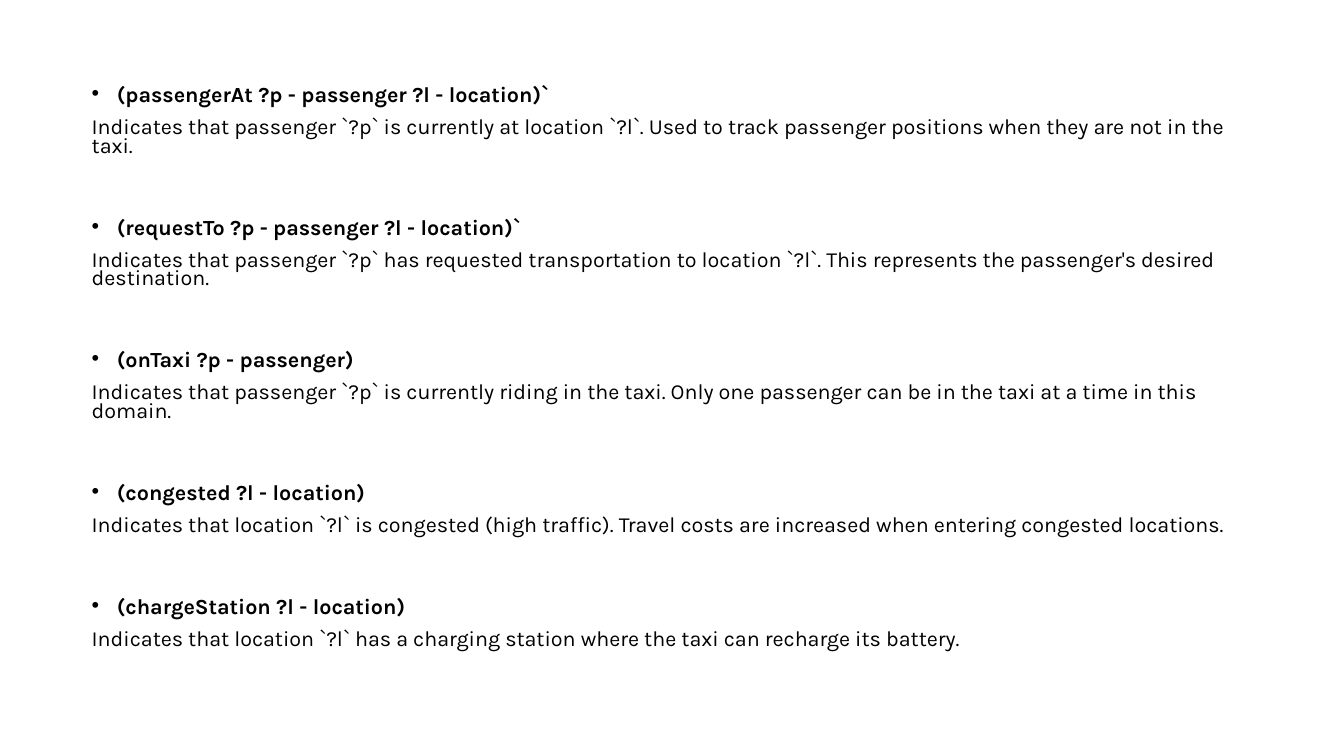
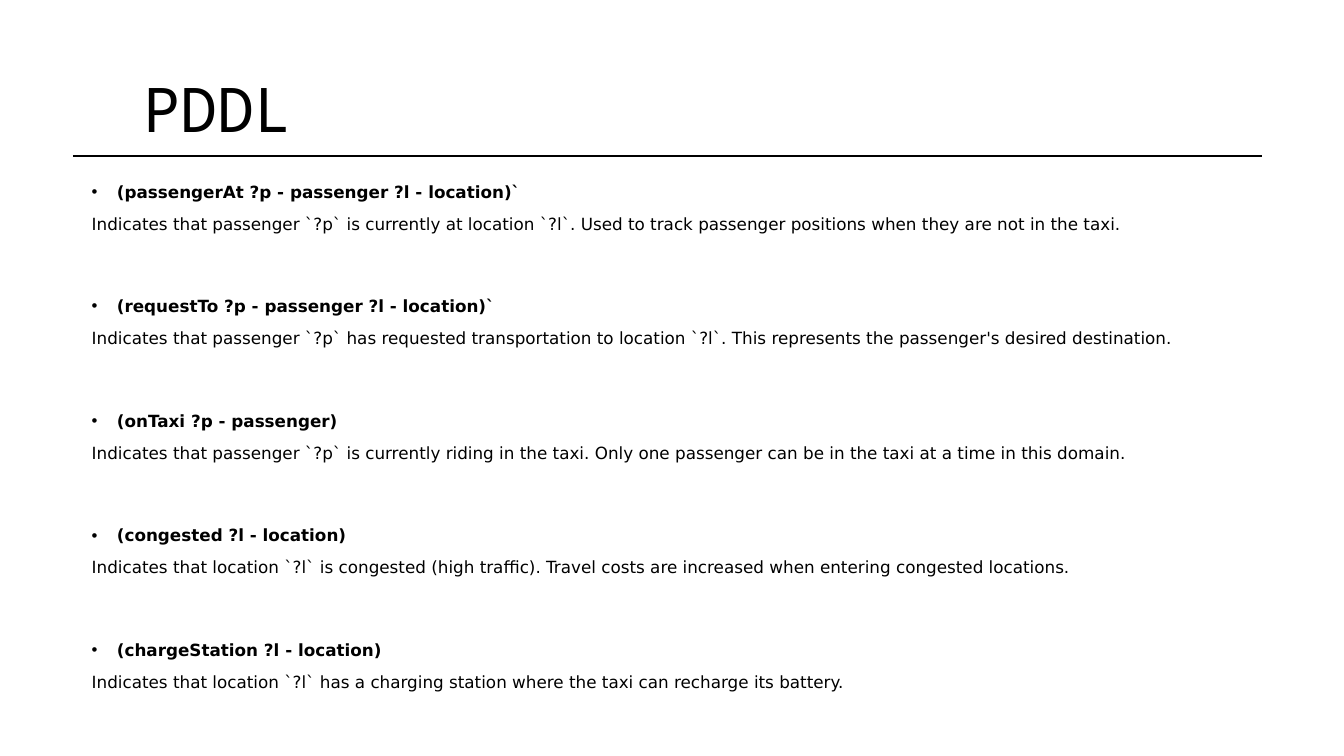
Before and after one commit to serenaragaglia/taxi_planning, a slide deck: slide 4 of documents/planning.pptx. Drawn at 1344x756 pixels with LibreOffice and Linux fonts; fonts in the diff are those of the drawing. Boxes give left, top, right and bottom in pixels: in the first picture for what was removed or moved away, otherwise in the second. Text is boxed around its words. In the diff, an @@ line names an element or a change of style, - is before the commit and + after.

```diff
--- a/documents/planning.pptx
+++ b/documents/planning.pptx
@@ text added at <box>144,88,292,132</box>, 44 pt, text #000000 @@
+PDDL
@@ line added from (73, 155) to (1262, 155), #000000 1.5 pt @@
@@ text "(passengerAt ?p - passenger ?l ...": place and size @@
-text "(passengerAt ?p - passenger ?l ..." at <box>92,85,1224,652</box>
+text "(passengerAt ?p - passenger ?l ..." at <box>92,184,1171,692</box>
@@ text "(passengerAt ?p - passenger ?l ..." at <box>92,184,1171,692</box>: size 15.4 to 12 pt, font Karla to DejaVu Sans; line spacing 0.7 to 0.9 @@
```
Also in this commit, not shown: 19 other slides changed, 9 slides added, 1 slide removed, 1 other file.
